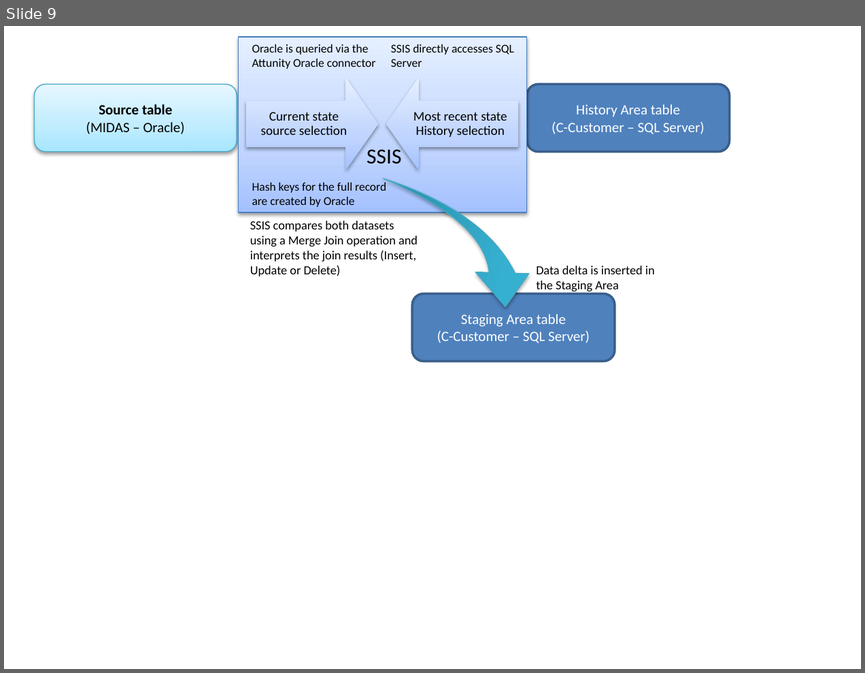
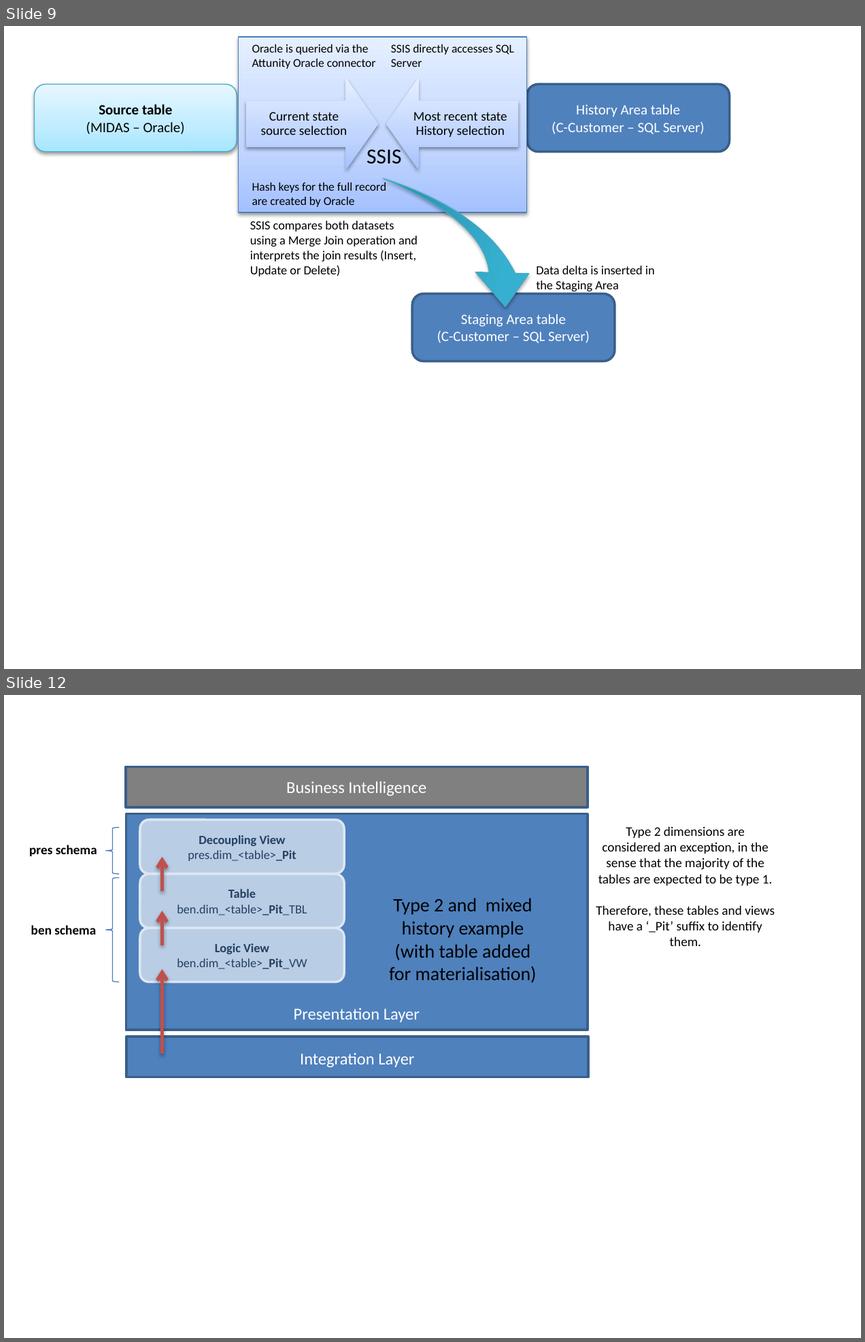
Before and after one commit to data-solution-automation-engine/data-solution-framework, a slide deck: 9000_Images/Images.pptx. Shown one above the other, each under a label of ours: slide 9 before the commit, slides 9 and 12 after it; the slides between them are not shown. The pictures are 865x673 and 865x1342 pixels, drawn with LibreOffice and Linux fonts; fonts in the diff are those of the drawing. Boxes give left, top, right and bottom in pixels: in the first picture for what was removed or moved away, otherwise in the second. Text is boxed around its words. In the diff, an @@ line names an element or a change of style, - is before the commit and + after.

Commit message:
Updated Pattern for Presentation Layer
Updated presentation layer pattern

```diff
--- a/9000_Images/Images.pptx
+++ b/9000_Images/Images.pptx
@@ slide 12 added at <box>4,695,861,1338</box>, background #FFFFFF @@
@@ rectangle added at <box>126,767,587,807</box>, fill #808080, outline #3A5F8C 2 pt @@
@@ text added at <box>286,781,426,796</box>, 14 pt, text #FFFFFF @@
+Business Intelligence
@@ rectangle added at <box>126,814,587,1030</box>, fill #4F81BD, outline #3A5F8C 2 pt @@
@@ left brace added at <box>106,827,120,873</box>, outline #4B7EBC 0.75 pt @@
@@ rounded rectangle added at <box>140,819,344,873</box>, fill #B9CDE5, outline #DCE6F2 2 pt, 10.5 pt, text #254061, bold @@
+Decoupling View
+pres.dim_<table>_Pit
@@ text added at <box>596,826,774,946</box>, 11 pt, text #000000 @@
+Type 2 dimensions are considered an exception, in the sense that the majority of the tables are expected to be type 1.
+Therefore, these tables and views have a ‘_Pit’ suffix to identify them.
@@ text added at <box>29,845,97,856</box>, 11 pt, text #000000, bold @@
+pres schema
@@ arrow added from (162, 892) to (162, 857), #C0504D 3 pt @@
@@ left brace added at <box>106,877,120,982</box>, outline #4B7EBC 0.75 pt @@
@@ rounded rectangle added at <box>140,874,344,928</box>, fill #B9CDE5, outline #DCE6F2 2 pt, 10.5 pt, text #254061 @@
+Table
+ben.dim_<table>_Pit_TBL
@@ text added at <box>389,898,536,983</box>, 16 pt, text #000000 @@
+Type 2 and mixed history example (with table added for materialisation)
@@ arrow added from (162, 945) to (162, 911), #C0504D 3 pt @@
@@ text added at <box>31,925,96,934</box>, 11 pt, text #000000, bold @@
+ben schema
@@ rounded rectangle added at <box>140,928,344,982</box>, fill #B9CDE5, outline #DCE6F2 2 pt, 10.5 pt, text #254061 @@
+Logic View
+ben.dim_<table>_Pit_VW
@@ arrow added from (162, 1053) to (162, 969), #C0504D 3 pt @@
@@ text added at <box>294,1008,419,1022</box>, 14 pt, text #FFFFFF @@
+Presentation Layer
@@ rectangle added at <box>126,1037,588,1077</box>, fill #4F81BD, outline #3A5F8C 2 pt @@
@@ text added at <box>300,1053,414,1067</box>, 14 pt, text #FFFFFF @@
+Integration Layer
```
Also in this commit, not shown: 1 slide changed, 1 other slide added, 4 other files.
